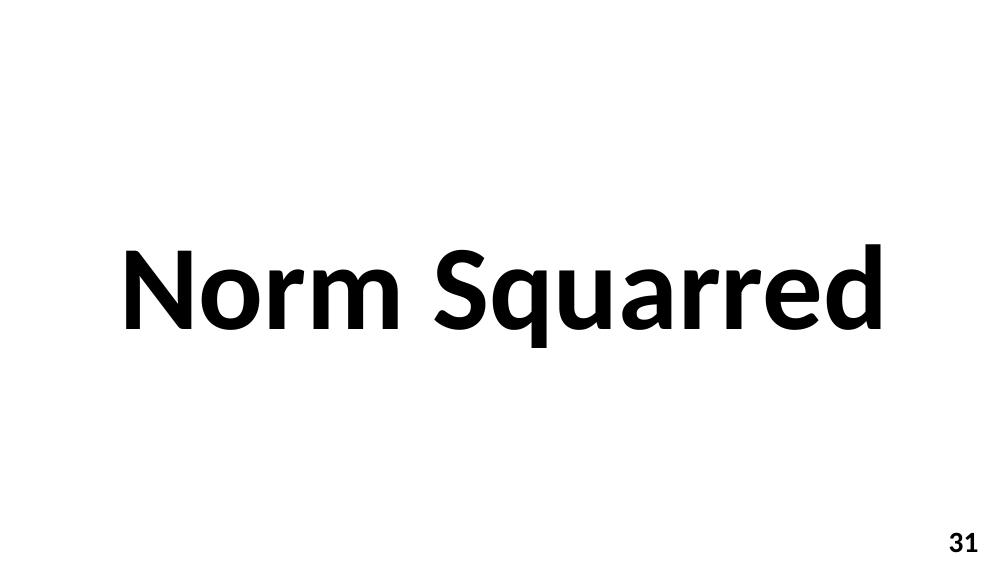
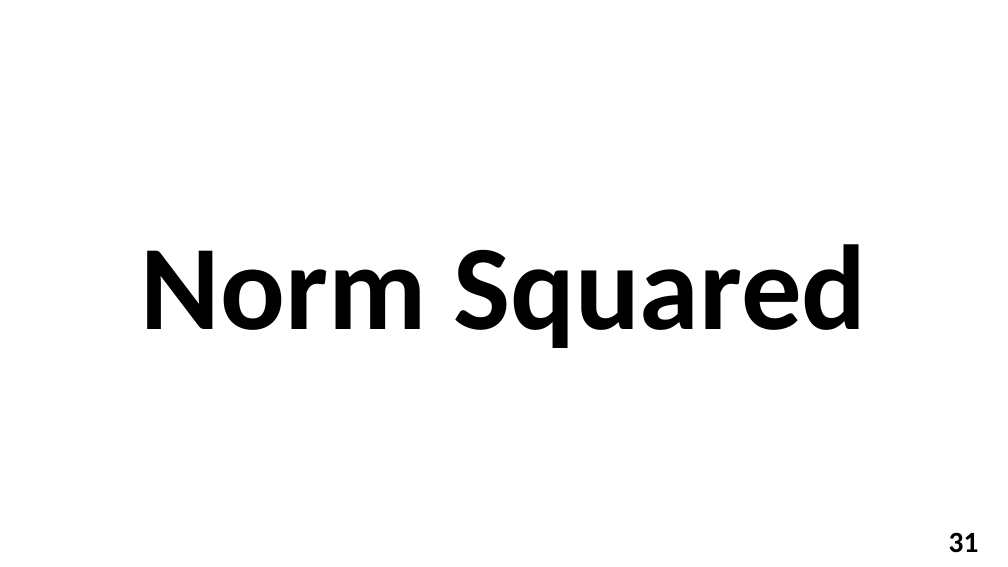
Before and after one commit to YuvalAlf/Distributed-Monitoring, a slide deck: slide 31 of What We Did So Far Dec 2018.pptx. Drawn at 1008x567 pixels with LibreOffice and Linux fonts; fonts in the diff are those of the drawing; background and template pictures are left out. Boxes give left, top, right and bottom in pixels: in the first picture for what was removed or moved away, otherwise in the second. Text is boxed around its words. In the diff, an @@ line names an element or a change of style, - is before the commit and + after.

```diff
--- a/What We Did So Far Dec 2018.pptx
+++ b/What We Did So Far Dec 2018.pptx
@@ title at (x1=141, y1=244, x2=867, y2=348): text changed @@
-Norm Squarred
+Norm Squared
```
Also in this commit, not shown: 12 other slides changed, 3 slides added, 13 other files.
